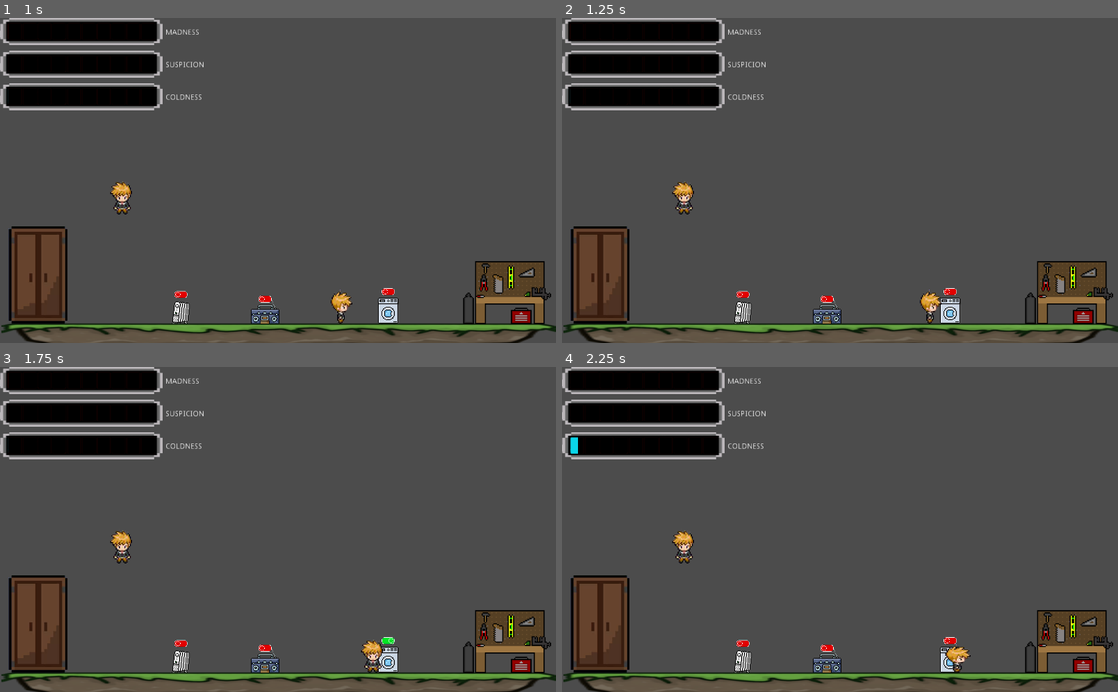
Above: before the commit, frames 1-4 (two rows, left to right).
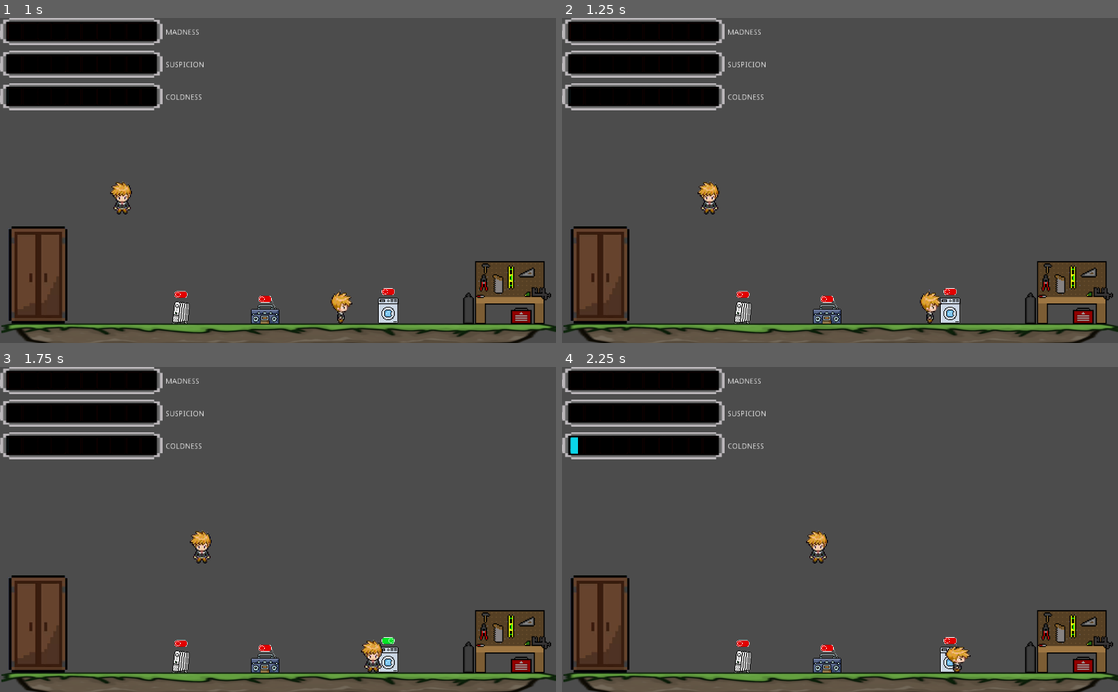
Above: after the commit, the same moments.

Repository: Gaspary23/Sombras_da_Familia
Game: Godot game, scene res://Game/Game.tscn
Same seed, same stepped clock (60 frames per second), same inputs: the game is played once before the commit and once after it.
Inputs:
- Up to frame 1 (1 s): tap Enter at 0.5 s; hold Right (right) from 0.53 s (still down); tap E (interact) at 0.6 s
- Up to frame 2 (1.25 s): keep holding Right (right)
- Up to frame 3 (1.75 s): release Right (right) at 1.28 s; hold Down (down) from 1.28 s (still down); tap E (interact) at 1.35 s
- Up to frame 4 (2.25 s): release Down (down) at 2.03 s; hold Right (right) from 2.03 s (still down); tap E (interact) at 2.1 s

Frame 1 is identical in both runs. In frame 2, 0.5% of the frame differs, in the area x 19-29%, y 50-61%; in frame 3, 0.5%; in frame 4, 0.5%.

Commit message:
fix: NPC code structure

Diff:
--- a/Game/Game.gd
+++ b/Game/Game.gd
@@ -4,36 +4,23 @@
 
 onready var game_over_sound = $gameOverSound
 onready var NPC = $Level/NPC
-onready var WM = $Level/Scenery/Washing_Machine
+onready var Washing_Machine = $Level/Scenery/Washing_Machine
 
 var player : KinematicBody2D
 var progress_bars : CanvasLayer
 var currentScene
 var prev_time
-var inc_diff_time = 5
+var inc_diff_time = 30
 
 
-func _physics_process(_delta: float) -> void:
-	#NPC.scripted()
-	#if (boolean == true):
-	#	NPC.setPos(WMPos)
-	#	boolean = false
-
+func _physics_process(_delta: float):
+	_check()
 	increase_difficulty()
-	_check()
 	check_game_over()
 
 
-func goto_scene(path: String):
-	var world := get_child(0)
-	world.free()
-	var res := ResourceLoader.load(path)
-	currentScene = res.instance()
-	get_tree().get_root().add_child(currentScene)
-
-
 func _check():
-	if(NPC.currentPos.x < NPC.objPos.x + 3 and NPC.currentPos.x > NPC.objPos.x - 3 and WM.is_using):
+	if(NPC.position.x < NPC.objPos.x + 3 and NPC.position.x > NPC.objPos.x - 3 and Washing_Machine.is_using):
 		NPC.levelOfSuspission += 0.2
 
 
@@ -58,9 +45,18 @@
 		get_tree().change_scene("res://Game/GameOver.tscn")
 
 
+func goto_scene(path: String):
+	var world := get_child(0)
+	world.free()
+	var res := ResourceLoader.load(path)
+	currentScene = res.instance()
+	get_tree().get_root().add_child(currentScene)
+
+
 func _ready():
 	prev_time = OS.get_unix_time()
 	currentScene = get_child(0) # pega o Level1, etc
 	player = currentScene.get_node("Player")
 	progress_bars = get_node("HUD")
-	NPC.setInitialPos(NPC.position)
+
+	NPC.set_objPos(Washing_Machine.position)
--- a/Game/NPC.gd
+++ /dev/null
@@ -1,58 +0,0 @@
-class_name NPC
-extends KinematicBody2D
-
-enum State {action,waiting,checking,walking}
-export (int) var speed := 200
-
-var levelOfSuspission = 0
-var taskTime = 0
-var currentState: int = State.waiting
-onready var objPos: Vector2
-onready var velocity = Vector2.ZERO
-onready var targetPos = $CollisionShape2D.position
-onready var currentPos = $CollisionShape2D.position
-onready var initialPos = $CollisionShape2D.position
-var standBy = false
-
-func setInitialPos(pos: Vector2):
-	initialPos = pos
-
-func setPos(pos: Vector2):
-	objPos = pos
-
-func moveToObject():
-	velocity = move_and_slide(velocity, Vector2.UP)
-
-
-func scripted():
-	print(levelOfSuspission)
-	if (levelOfSuspission > 30):
-		self.currentState = State.checking
-	elif(currentState == State.waiting):
-		yield(get_tree().create_timer(1), "timeout")
-		standBy = false
-		targetPos = objPos
-		currentPos = position
-		currentState = State.walking
-	elif(currentState == State.action):
-		yield(get_tree().create_timer(2), "timeout")
-		standBy = true
-		targetPos = initialPos
-		self.currentState = State.walking
-	elif(currentState == State.checking):
-		print("DIE!!")
-	elif(currentState == State.walking):
-		currentPos = position
-		if targetPos.x - currentPos.x > 0:
-			velocity.x = 1
-		elif targetPos.x - currentPos.x < 0:
-			velocity.x = -1
-		else:
-			velocity.x = 0
-		velocity.x *= speed
-		if(targetPos.x != currentPos.x):
-			self.moveToObject()
-		if((currentPos.x < targetPos.x + 3 and currentPos.x > targetPos.x - 3) and standBy == false):
-			self.currentState = State.action
-		if((currentPos.x < targetPos.x + 3 and currentPos.x > targetPos.x - 3) and standBy == true):
-			self.currentState = State.waiting
--- a/Game/NPC.tscn
+++ /dev/null
@@ -1,44 +0,0 @@
-[gd_scene load_steps=9 format=2]
-
-[ext_resource path="res://Game/NPC.gd" type="Script" id=1]
-[ext_resource path="res://Player/char.png" type="Texture" id=2]
-
-[sub_resource type="AtlasTexture" id=1]
-flags = 4
-atlas = ExtResource( 2 )
-region = Rect2( 0, 0, 64, 64 )
-
-[sub_resource type="AtlasTexture" id=2]
-flags = 4
-atlas = ExtResource( 2 )
-region = Rect2( 64, 0, 64, 64 )
-
-[sub_resource type="AtlasTexture" id=3]
-flags = 4
-atlas = ExtResource( 2 )
-region = Rect2( 128, 0, 64, 64 )
-
-[sub_resource type="AtlasTexture" id=4]
-flags = 4
-atlas = ExtResource( 2 )
-region = Rect2( 192, 0, 64, 64 )
-
-[sub_resource type="SpriteFrames" id=5]
-animations = [ {
-"frames": [ SubResource( 1 ), SubResource( 2 ), SubResource( 3 ), SubResource( 4 ) ],
-"loop": true,
-"name": "default",
-"speed": 5.0
-} ]
-
-[sub_resource type="RectangleShape2D" id=6]
-
-[node name="NPC" type="KinematicBody2D"]
-position = Vector2( -1, 0 )
-script = ExtResource( 1 )
-
-[node name="AnimatedSprite" type="AnimatedSprite" parent="."]
-frames = SubResource( 5 )
-
-[node name="CollisionShape2D" type="CollisionShape2D" parent="."]
-shape = SubResource( 6 )
--- /dev/null
+++ b/NPC/NPC.gd
@@ -0,0 +1,74 @@
+extends KinematicBody2D
+
+export (int) var speed := 200
+enum State {working,waiting,checking,walking}
+
+onready var sprite = $AnimatedSprite
+onready var motion = Vector2.ZERO
+onready var initialPos = position
+onready var objPos: Vector2
+onready var targetPos: Vector2
+
+var currentState = State.waiting
+var levelOfSuspission = 0
+var standBy = false
+
+
+func _physics_process(_delta):
+	state_machine()
+
+	if (levelOfSuspission > 30):
+		currentState = State.checking
+
+
+func state_machine():
+	match currentState:
+		State.checking: # Look for player
+			print("DIE")
+
+		State.waiting: # Remain idle
+			yield(get_tree().create_timer(1), "timeout")
+			standBy = false
+			targetPos = objPos
+			currentState = State.walking
+
+		State.walking: # Go to target
+			if targetPos.x - position.x > 0:
+				motion.x = 1
+			elif targetPos.x - position.x < 0:
+				motion.x = -1
+			else:
+				motion.x = 0
+
+			get_side_movement()
+			motion = move_and_slide(motion, Vector2.UP)
+			stop_close_to_target()
+
+		State.working: # Do work
+			yield(get_tree().create_timer(2), "timeout")
+			standBy = true
+			targetPos = initialPos
+			currentState = State.walking
+
+
+func stop_close_to_target():
+	if((position.x < targetPos.x + 3 and position.x > targetPos.x - 3) and standBy == false):
+		currentState = State.working
+	if((position.x < targetPos.x + 3 and position.x > targetPos.x - 3) and standBy == true):
+		currentState = State.waiting
+
+
+func get_side_movement():
+	motion.x *= speed
+	# if motion.x > 0:
+	# 	sprite.play("right")
+	# elif motion.x < 0:
+	# 	sprite.play("left")
+	# else:
+	# 	sprite.stop()
+	# 	sprite.play("down")
+	# 	sprite.frame = 0
+
+
+func set_objPos(pos: Vector2):
+	objPos = pos
--- a/NPC/NPC.tscn
+++ b/NPC/NPC.tscn
@@ -1,6 +1,6 @@
 [gd_scene load_steps=9 format=2]
 
-[ext_resource path="res://Game/NPC.gd" type="Script" id=1]
+[ext_resource path="res://NPC/NPC.gd" type="Script" id=1]
 [ext_resource path="res://Player/char.png" type="Texture" id=2]
 
 [sub_resource type="AtlasTexture" id=7]
--- a/NPC/StateMachine.gd
+++ /dev/null
@@ -1,5 +0,0 @@
-extends Node
-
-class_name States
-
-enum State {action,waitng,checking}
--- a/Player/Player.gd
+++ b/Player/Player.gd
@@ -1,14 +1,25 @@
 extends KinematicBody2D
-class_name Player
 
 export (int) var speed := 200
 
-onready var target = position
 onready var sprite = $Sprite
 onready var door_sound = $Door
 var motion = Vector2.ZERO
 var hidden = false
 var tween
+
+
+func _physics_process(_delta):
+	if (Input.is_action_just_pressed("interact")):
+		squash_and_stretch()
+		if(is_on_wall()):
+			door_sound.play()
+			tween.tween_property(sprite, "visible", hidden, 0.01)
+			hidden = not hidden
+
+	if(visible):
+		get_side_input()
+		motion = move_and_slide(motion, Vector2.UP)
 
 
 func get_side_input():
@@ -28,16 +39,3 @@
 	tween = create_tween()
 	tween.tween_property(sprite, "scale", Vector2(1.25,0.75), 0.1)
 	tween.tween_property(sprite, "scale", Vector2(1,1), 0.1)
-
-
-func _physics_process(_delta):
-	if (Input.is_action_just_pressed("interact")):
-		squash_and_stretch()
-		if(is_on_wall()):
-			door_sound.play()
-			tween.tween_property(sprite, "visible", hidden, 0.01)
-			hidden = not hidden
-
-	if(visible):
-		get_side_input()
-		motion = move_and_slide(motion, Vector2.UP)
--- a/project.godot
+++ b/project.godot
@@ -10,24 +10,12 @@
 
 _global_script_classes=[ {
 "base": "KinematicBody2D",
-"class": "NPC",
-"language": "GDScript",
-"path": "res://Game/NPC.gd"
-}, {
-"base": "KinematicBody2D",
 "class": "Player",
 "language": "GDScript",
 "path": "res://Player/Player.gd"
-}, {
-"base": "Node",
-"class": "States",
-"language": "GDScript",
-"path": "res://NPC/StateMachine.gd"
 } ]
 _global_script_class_icons={
-"NPC": "",
-"Player": "",
-"States": ""
+"Player": ""
 }
 
 [application]
